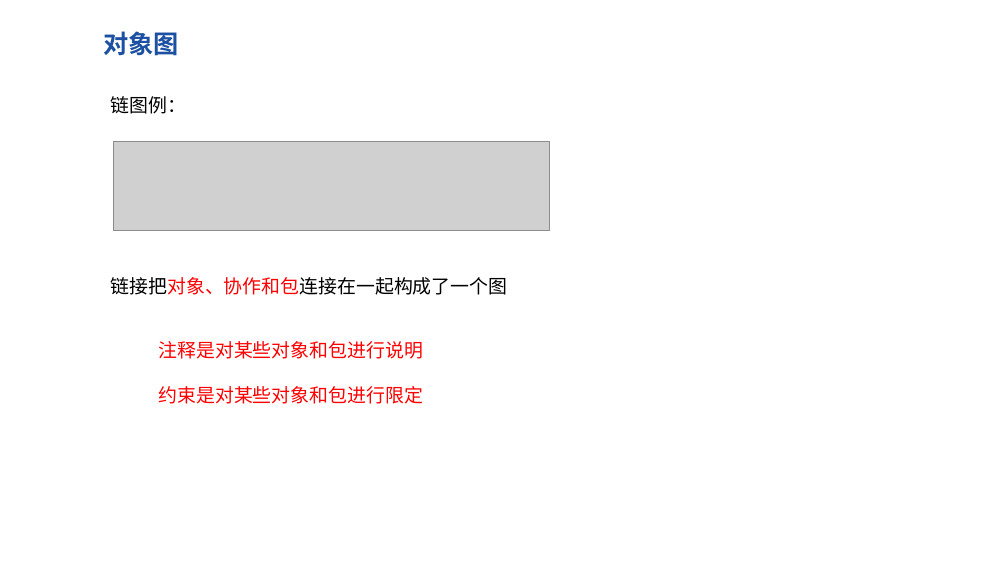
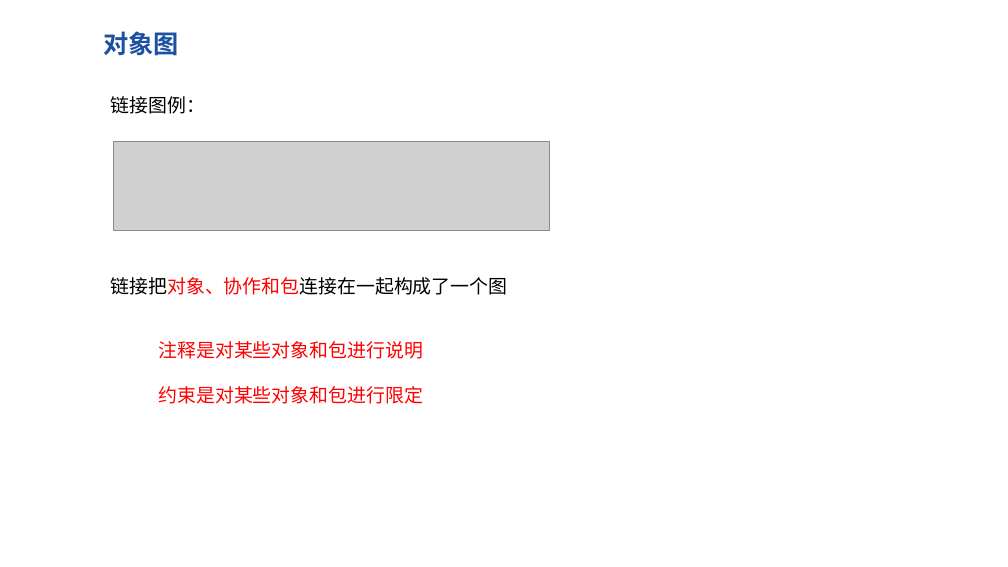
Before and after one commit to hhhdxd/Request, a slide deck: slide 7 of 翻转课堂/第五次翻转课堂/SRA-G17-第五次翻转课堂PPT(2).pptx. Drawn at 1008x567 pixels with LibreOffice and Linux fonts; fonts in the diff are those of the drawing; grey boxes stand for pictures; background and template pictures are left out. Boxes give left, top, right and bottom in pixels: in the first picture for what was removed or moved away, otherwise in the second. Text is boxed around its words. In the diff, an @@ line names an element or a change of style, - is before the commit and + after.

```diff
--- a/翻转课堂/第五次翻转课堂/SRA-G17-第五次翻转课堂PPT(2).pptx
+++ b/翻转课堂/第五次翻转课堂/SRA-G17-第五次翻转课堂PPT(2).pptx
@@ text at [111, 96, 205, 114]: text changed @@
-链图例：
+链接图例：
```
Also in this commit, not shown: 3 other slides changed.
